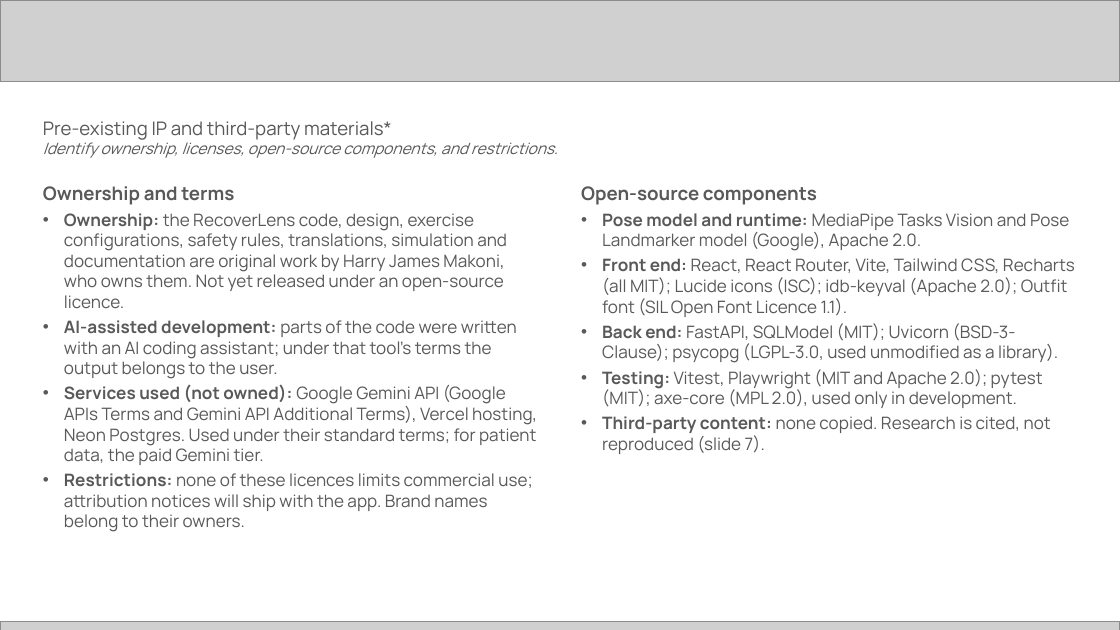
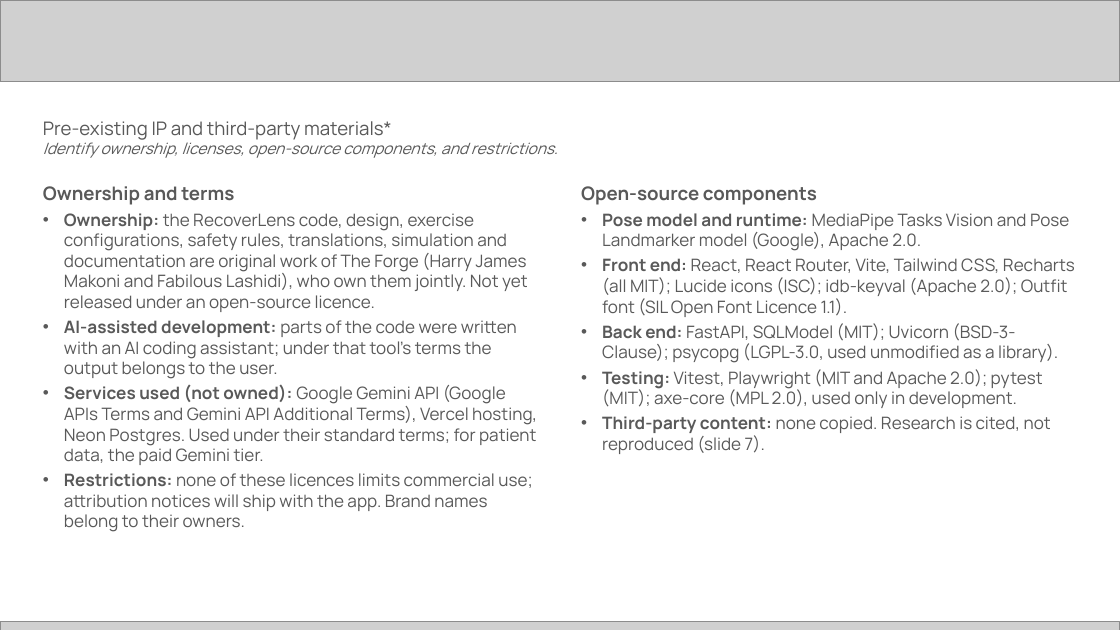
Before and after one commit to harrymakoni-netizen/Recover-Lens-, a slide deck: slide 13 of docs/hack2skill/RecoverLens-Future-Health-submission.pptx. Drawn at 1120x630 pixels with LibreOffice and Linux fonts; fonts in the diff are those of the drawing; grey boxes stand for pictures. Boxes give left, top, right and bottom in pixels: in the first picture for what was removed or moved away, otherwise in the second. Text is boxed around its words. In the diff, an @@ line names an element or a change of style, - is before the commit and + after.

```diff
--- a/docs/hack2skill/RecoverLens-Future-Health-submission.pptx
+++ b/docs/hack2skill/RecoverLens-Future-Health-submission.pptx
@@ text at <box>64,213,528,312</box>: text changed @@
-• Ownership: the RecoverLens code, design, exercise configurations, safety rules, translations, simulation and documentation are original work by Harry James Makoni, who owns them. Not yet released under an open-source licence.
+• Ownership: the RecoverLens code, design, exercise configurations, safety rules, translations, simulation and documentation are original work of The Forge (Harry James Makoni and Fabilous Lashidi), who own them jointly. Not yet released under an open-source licence.
```
Also in this commit, not shown: 10 other slides changed, 2 other files.
